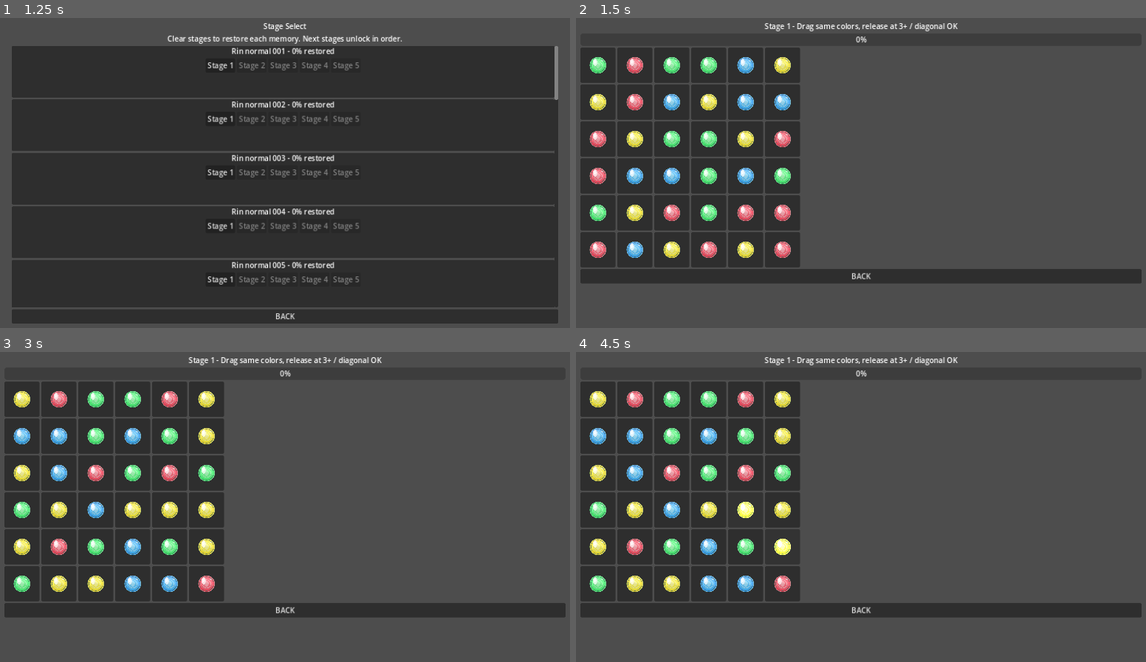
Above: before the commit, frames 1-4 (two rows, left to right).
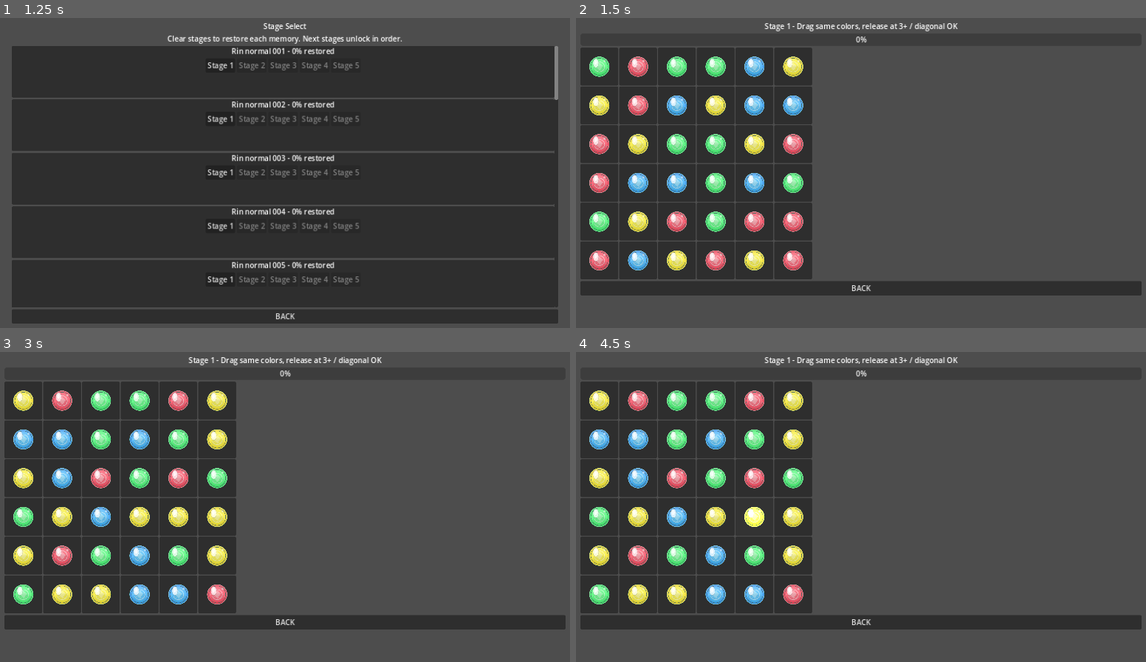
Above: after the commit, the same moments.

Repository: uzupiyo/Lost-Memoria
Game: Godot game, scene res://scenes/title/title.tscn
The game is run twice, just before and just after one commit, with the same random seed, the same clock (stepped at 60 frames per second) and the same inputs.
Inputs (mouse positions are in pixels of both pictures, inside the frame that each line leads up to):
- Up to frame 1 (1.25 s): click "START" at 0.5 s
- Up to frame 2 (1.5 s): click "Stage 1" at 1.25 s
- Up to frame 3 (3 s): click "BACK" at 2 s; click "Stage 1" at 2.75 s
- Up to frame 4 (4.5 s): tap Enter at 3.5 s; move the mouse to (992, 488) at 3.52 s; click (992, 488) at 3.67 s; tap Space at 4.25 s; drag from (741, 522) to (832, 572) at 4.27 s

Frame 1 is identical in both runs. In frame 2, 19% of the frame differs, in the area x 0-100%, y 9-90%; in frame 3, 19%; in frame 4, 19%.

Commit message:
Increase puzzle orb size and reduce grid gaps

Diff:
--- a/scripts/puzzle_screen.gd
+++ b/scripts/puzzle_screen.gd
@@ -4,7 +4,8 @@
 const COLOR_COUNT: int = 4
 const CLEAR_SCORE: int = 30
 const MIN_MATCH: int = 3
-const PIECE_SIZE: Vector2 = Vector2(76, 76)
+const PIECE_SIZE: Vector2 = Vector2(82, 82)
+const ORB_SIZE: Vector2 = Vector2(78, 78)
 
 const DROP_PATHS: Array[String] = [
 	"res://assets/puzzle/drops/memory_orb_red.png",
@@ -17,7 +18,7 @@
 	"res://assets/puzzle/drop/memory_orb_red.png",
 	"res://assets/puzzle/drop/memory_orb_blue.png",
 	"res://assets/puzzle/drop/memory_orb_gold.png",
-	"res://assets/puzzle/drop/memory_orb_green.png"
+	"res://assets/puzzle/drop/memory_orb_blue.png"
 ]
 
 var score: int = 0
@@ -71,6 +72,8 @@
 
 func _generate_board() -> void:
 	board.columns = BOARD_SIZE
+	board.add_theme_constant_override("h_separation", 2)
+	board.add_theme_constant_override("v_separation", 2)
 	pieces.clear()
 	piece_controls.clear()
 	selected_indices.clear()
@@ -104,7 +107,7 @@
 
 	var texture_rect: TextureRect = TextureRect.new()
 	texture_rect.name = "DropImage"
-	texture_rect.custom_minimum_size = Vector2(64, 64)
+	texture_rect.custom_minimum_size = ORB_SIZE
 	texture_rect.expand_mode = TextureRect.EXPAND_IGNORE_SIZE
 	texture_rect.stretch_mode = TextureRect.STRETCH_KEEP_ASPECT_CENTERED
 	texture_rect.mouse_filter = Control.MOUSE_FILTER_IGNORE
@@ -248,17 +251,6 @@
 
 func _to_index(row: int, col: int) -> int:
 	return row * BOARD_SIZE + col
-
-func _piece_text(index: int) -> String:
-	match index:
-		0:
-			return "Red"
-		1:
-			return "Blue"
-		2:
-			return "Gold"
-		_:
-			return "Green"
 
 func _piece_symbol(index: int) -> String:
 	match index:
